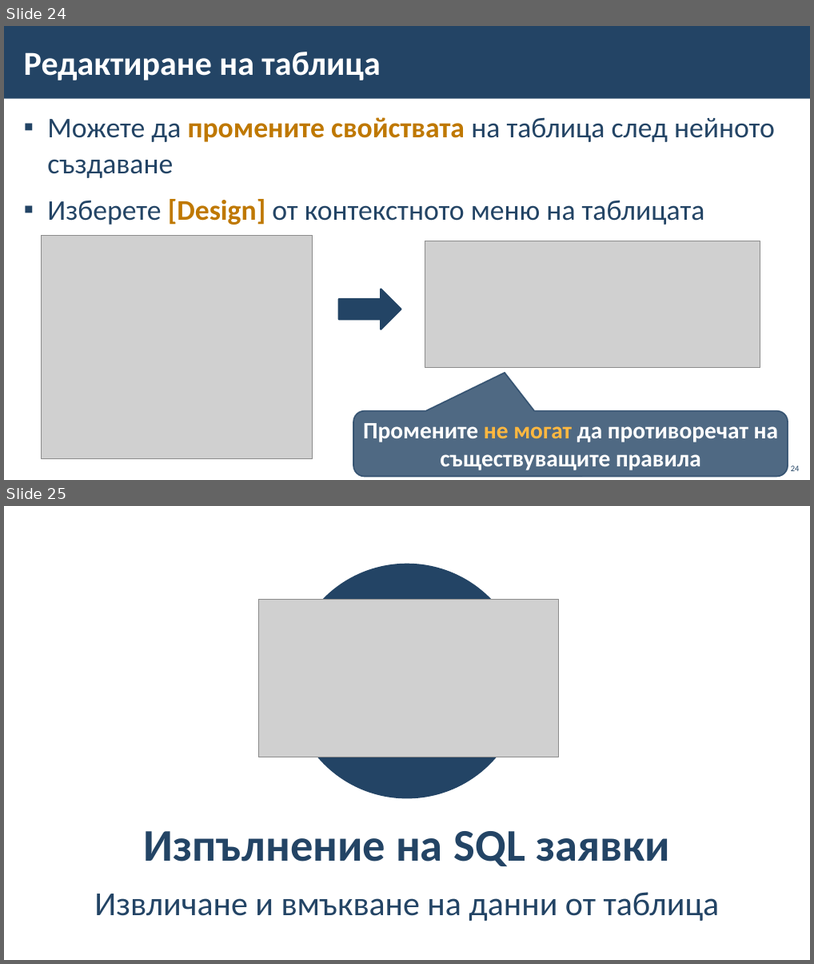
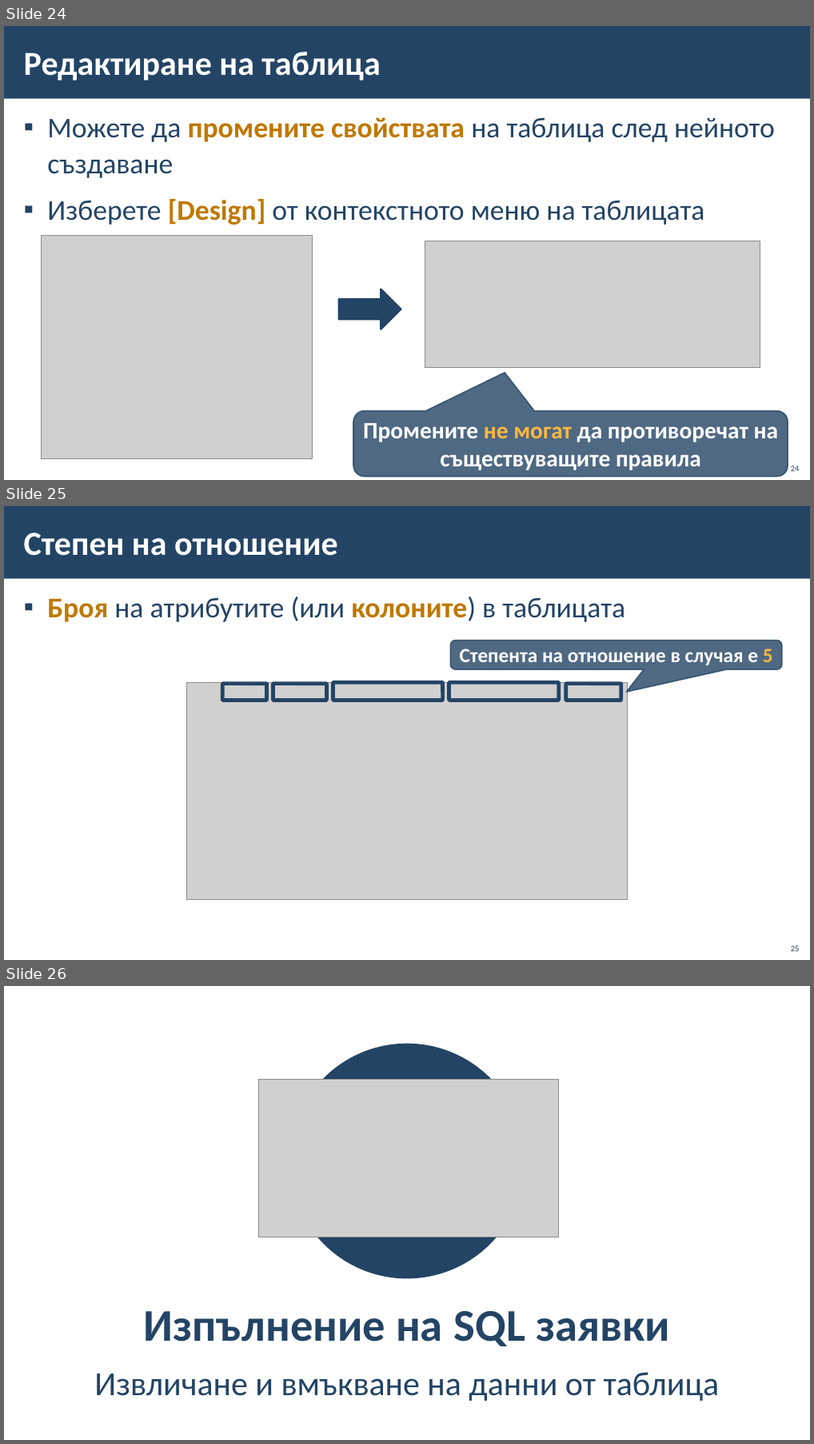
Before and after one commit to BG-IT-Edu/School-Programming, a slide deck: Courses/Software-Sciences/Module-3-Databases-New/03-Intro-to-MS-SQL-Server/03-Intro-to-MS-SQL-Server.pptx. Shown one above the other, each under a label of ours: slides 24 and 25 before the commit, slides 24, 25 and 26 after it. The pictures are 814x964 and 814x1444 pixels, drawn with LibreOffice and Linux fonts; fonts in the diff are those of the drawing; grey boxes stand for pictures; background and template pictures are left out. Boxes give left, top, right and bottom in pixels: in the first picture for what was removed or moved away, otherwise in the second. Text is boxed around its words. In the diff, an @@ line names an element or a change of style, - is before the commit and + after.

```diff
--- a/Courses/Software-Sciences/Module-3-Databases-New/03-Intro-to-MS-SQL-Server/03-Intro-to-MS-SQL-Server.pptx
+++ b/Courses/Software-Sciences/Module-3-Databases-New/03-Intro-to-MS-SQL-Server/03-Intro-to-MS-SQL-Server.pptx
@@ slide 25 added at [4,506,810,960], background #FFFFFF; not listed: 1 template element that a slide beside it also shows @@
@@ title added at [24,532,338,556], 40 pt, text #FFFFFF, bold @@
+Степен на отношение
@@ text added at [47,596,626,622], 34 pt, text #234465 @@
+▪ Броя на атрибутите (или колоните) в таблицата
@@ rounded speech box added at [451,640,782,669], fill #234465 at 80% opacity, outline #234465 1.5 pt, 24 pt, text #FFFFFF, bold @@
+Степента на отношение в случая е 5
@@ picture added at [186,682,628,899] @@
@@ rounded rectangle added at [223,684,267,700], outline #234465 4.5 pt @@
@@ rounded rectangle added at [274,684,327,700], outline #234465 4.5 pt @@
@@ rounded rectangle added at [333,682,442,700], outline #234465 4.5 pt @@
@@ rounded rectangle added at [450,682,558,700], outline #234465 4.5 pt @@
@@ rounded rectangle added at [566,684,622,700], outline #234465 4.5 pt @@
@@ page number added at [791,945,800,951], 10 pt, text #234465 @@
+25
@@ what was slide 25 is now slide 26 @@
```
Also in this commit, not shown: 2 slides changed, 1 other file.
